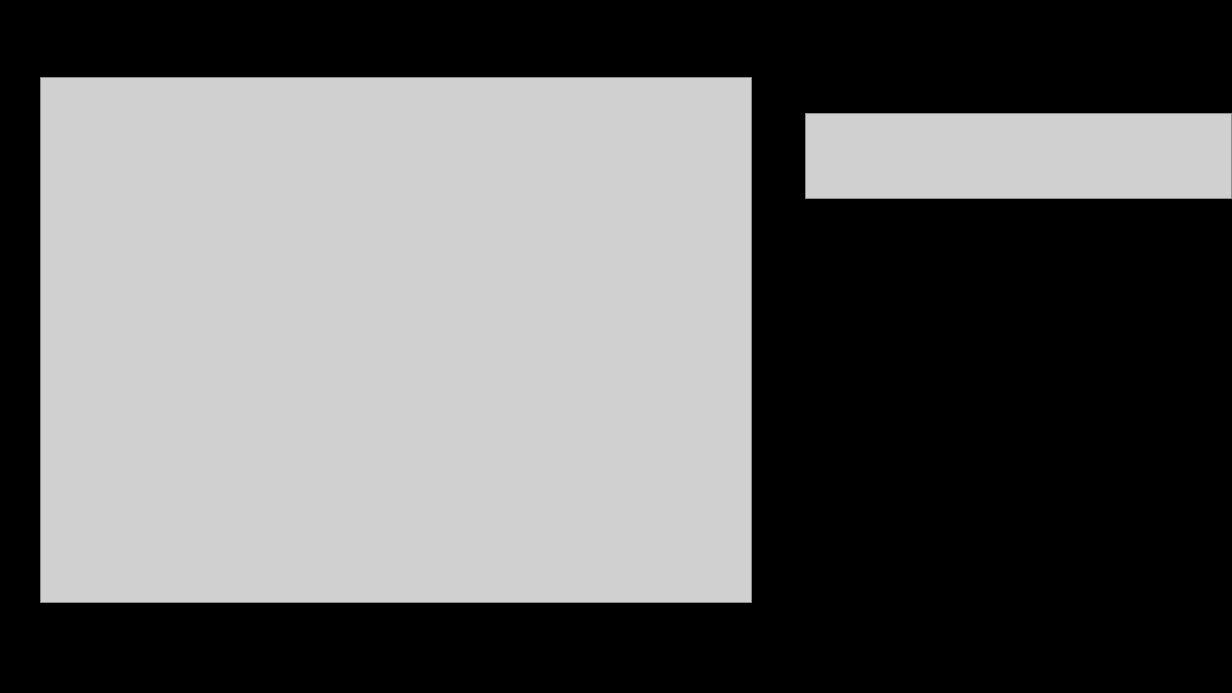
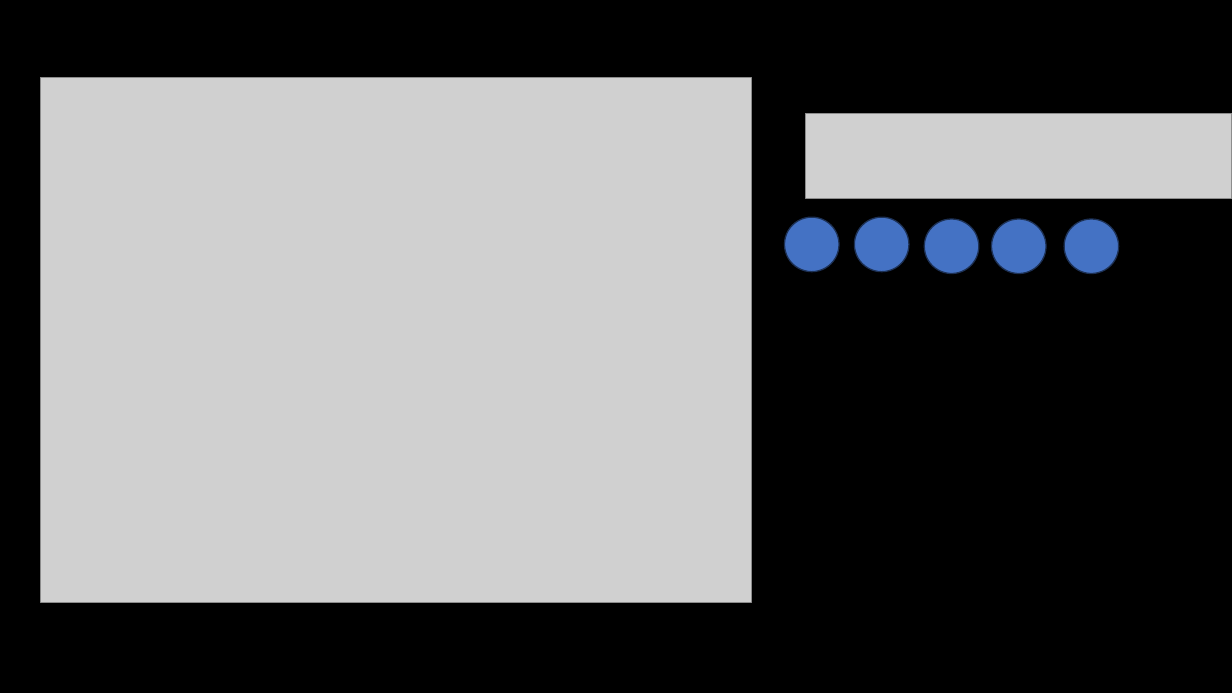
Before and after one commit to ash322ash422/youtube, a slide deck: slide 7 of probability_and_statistics/4_probability_distribution/Stats-PDF-3-Discrete-Binomial.pptx. Drawn at 1232x693 pixels with LibreOffice and Linux fonts; fonts in the diff are those of the drawing; grey boxes stand for pictures; background and template pictures are left out. Boxes give left, top, right and bottom in pixels: in the first picture for what was removed or moved away, otherwise in the second. Text is boxed around its words. In the diff, an @@ line names an element or a change of style, - is before the commit and + after.

```diff
--- a/probability_and_statistics/4_probability_distribution/Stats-PDF-3-Discrete-Binomial.pptx
+++ b/probability_and_statistics/4_probability_distribution/Stats-PDF-3-Discrete-Binomial.pptx
@@ ellipse added at (785,217,839,272), fill #4472C4, outline #1E3256 1 pt @@
@@ ellipse added at (855,217,909,272), fill #4472C4, outline #1E3256 1 pt @@
@@ ellipse added at (924,219,979,274), fill #4472C4, outline #1E3256 1 pt @@
@@ ellipse added at (992,219,1046,274), fill #4472C4, outline #1E3256 1 pt @@
@@ ellipse added at (1065,219,1119,274), fill #4472C4, outline #1E3256 1 pt @@
```
Also in this commit, not shown: 6 other slides changed, 51 other files.
